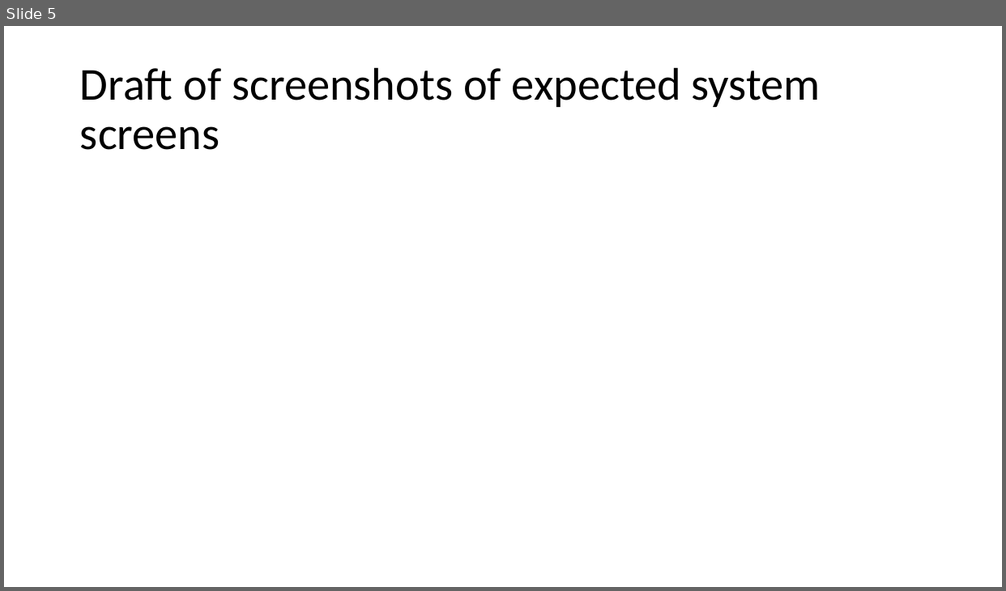
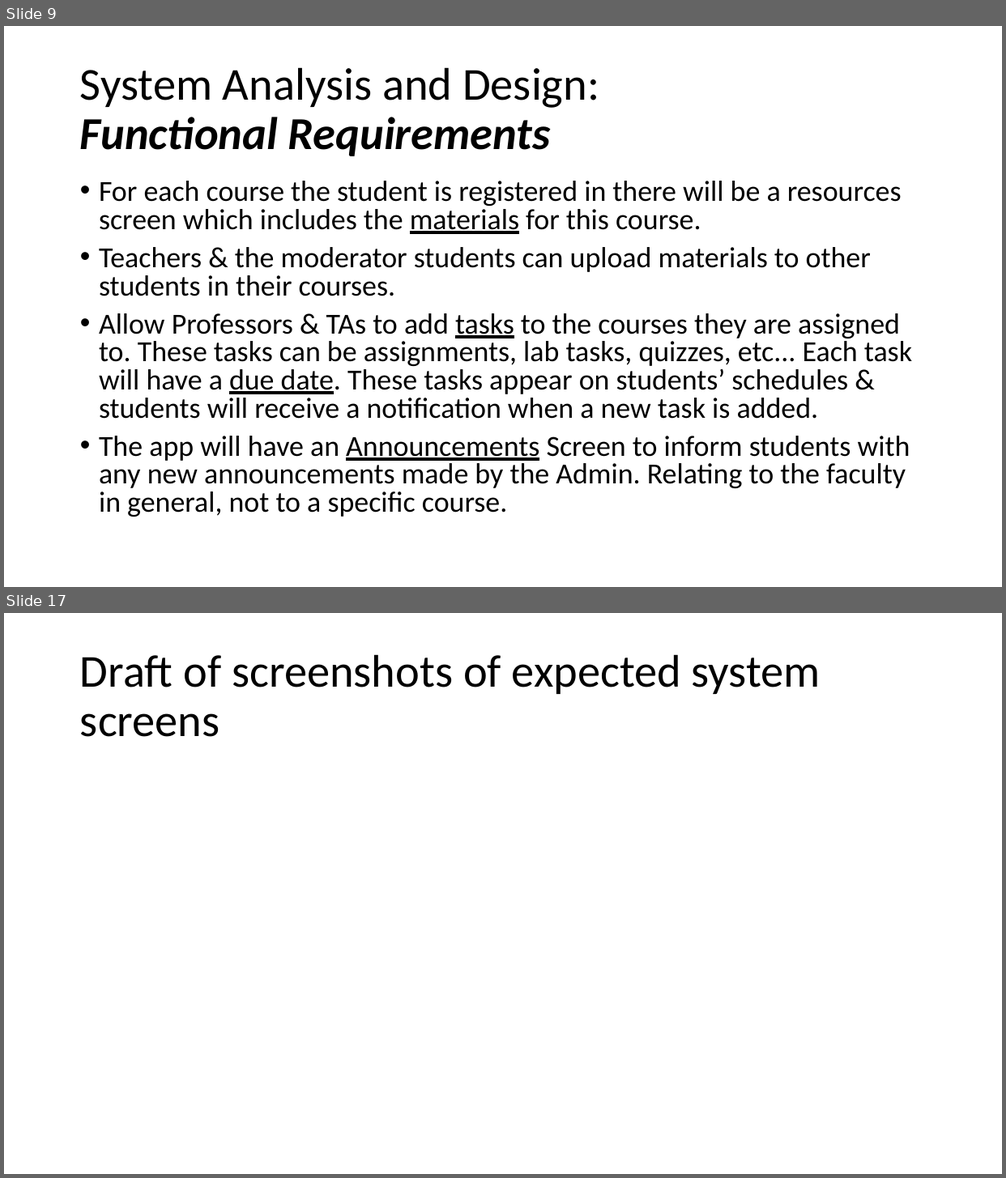
Before and after one commit to FCI-E-campus/fci-e-campus-docs, a slide deck: Mid-year document & presentation/FCI-CU-GP-Midyear-Presentation.pptx. Shown one above the other, each under a label of ours: slide 5 before the commit, slides 9 and 17 after it; the slides between them are not shown. The pictures are 1006x591 and 1006x1178 pixels, drawn with LibreOffice and Linux fonts; fonts in the diff are those of the drawing. Boxes give left, top, right and bottom in pixels: in the first picture for what was removed or moved away, otherwise in the second. Text is boxed around its words. In the diff, an @@ line names an element or a change of style, - is before the commit and + after.

Commit message:
modifications made to functional reqs & mid-year presentation files

```diff
--- a/Mid-year document & presentation/FCI-CU-GP-Midyear-Presentation.pptx
+++ b/Mid-year document & presentation/FCI-CU-GP-Midyear-Presentation.pptx
@@ slide 9 added at [4,26,1002,587], background #FFFFFF @@
@@ title added at [80,67,599,156], 44 pt, text #000000 @@
+System Analysis and Design:
+Functional Requirements
@@ text added at [99,181,912,517], 28 pt, text #000000 @@
+• For each course the student is registered in there will be a resources screen which includes the materials for this course.
+• Teachers & the moderator students can upload materials to other students in their courses.
+• Allow Professors & TAs to add tasks to the courses they are assigned to. These tasks can be assignments, lab tasks, quizzes, etc... Each task will have a due date. These tasks appear on students’ schedules & students will receive a notification when a new task is added.
+• The app will have an Announcements Screen to inform students with any new announcements made by the Admin. Relating to the faculty in general, not to a specific course.
@@ what was slide 5 is now slide 17 @@
```
Also in this commit, not shown: 4 slides changed, 11 other slides added, 4 other files.
